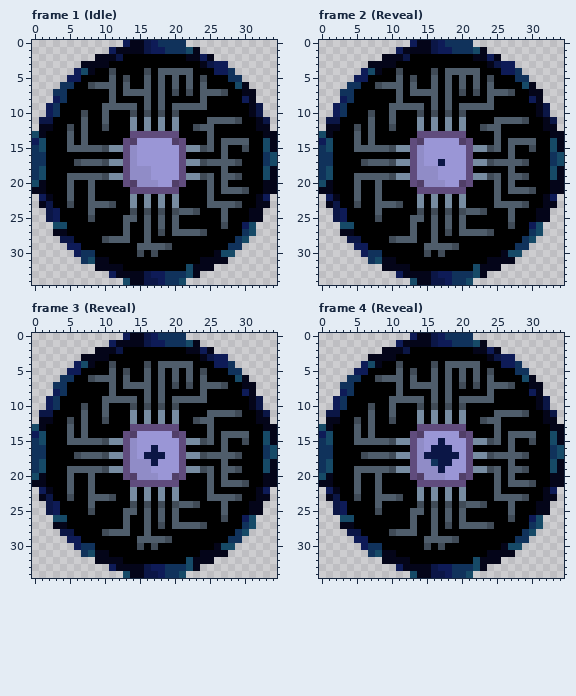
One commit to this pixel-art file: Assets/Sprites/ArtifactBioluminescent.aseprite. The picture above was drawn from the file before the commit.
35x35 pixels, 61 frames. Shown: frame 1 (Idle), frame 2 (Reveal), frame 3 (Reveal), frame 4 (Reveal). The commit also changed other frames, which this record leaves out.
Once edited:
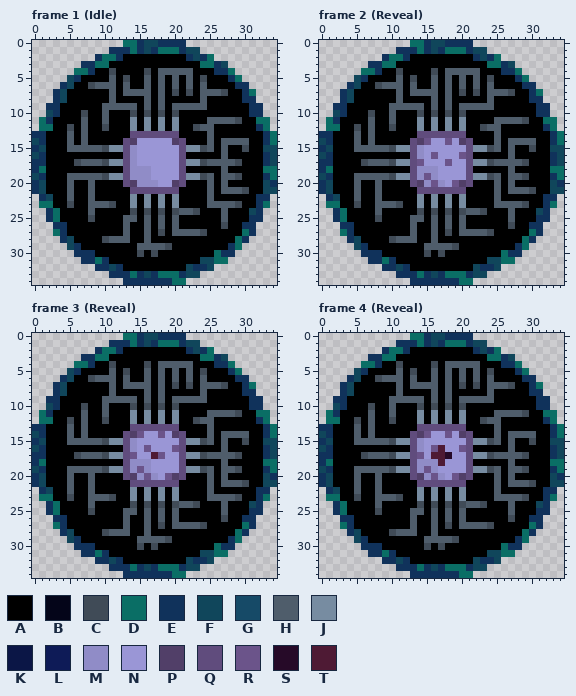
Palette (. is transparent): A #000000  B #040519  C #404b57  D #0a6e65  E #10325b  F #10465b  G #164a67  H #4f5d6b  J #778ca1  K #0b1646  L #0e1b57  M #908cc7  N #9a96d6  P #513f68  Q #604c7d  R #6b548a  S #260a28  T #4e1a34
Change:
Changed rows in their new state; - is an unchanged pixel.
Frame 1 (Idle), layer "StoneBackground":
first column x 0:
 0 -------------DDEFF-----------------
 1 -----------EEEDEFEDDD-FF-----------
 2 ---------EDDE---------EFED---------
 3 -------EEDD-------------DDEF-------
 4 ------DDE-----------------EED------
 5 -----FE----------------------D-----
 6 -----F-----------------------EE----
 7 ----F-------------------------ED---
 8 ---EF-------------------------EE---
 9 --E----------------------------EE--
10 --F----------------------------EE--
11 -DE-----------------------------DD-
12 -DD-----------------------------ED-
13 EE-------------------------------ED
14 FE-------------------------------ED
15 -F-------------------------------FF
16 F---------------------------------F
17 ----------------------------------F
18 -D-------------------------------DD
19 FE-------------------------------ED
20 EF-------------------------------FE
21 EF-------------------------------FF
22 -EF-----------------------------EE-
23 -DD-----------------------------ED-
24 --ED---------------------------FE--
25 --ED---------------------------EE--
26 ---EE-------------------------EE---
27 ---DE-------------------------DE---
28 ----EF-----------------------DE----
29 -----FE----------------------D-----
30 ------E-------------------DEE------
31 --------EDE-------------FFDD-------
32 ---------EEFE---------FEEF---------
33 -----------EEEDEFEDDD-FF-----------
34 -------------EEEEEE-DD-------------
Frame 2 (Reveal), layers "artifact", "StoneBackground":
first column x 0:
 0 -------------DDEFF-----------------
 1 -----------EEEDEFEDDD-FF-----------
 2 ---------EDDE---------EFED---------
 3 -------EEDD-------------DDEF-------
 4 ------DDE-----------------EED------
 5 -----FE----------------------D-----
 6 -----F-----------------------EE----
 7 ----F-------------------------ED---
 8 ---EF-------------------------EE---
 9 --E----------------------------EE--
10 --F----------------------------EE--
11 -DE-----------------------------DD-
12 -DD-----------------------------ED-
13 EE-------------------------------ED
14 FE-------------R--R--------------ED
15 -F-------------------------------FF
16 F---------------R---R-------------F
17 --------------R--NR---------------F
18 -D-------------------------------DD
19 FE-------------R-----------------ED
20 EF--------------R--R-------------FE
21 EF-------------------------------FF
22 -EF-----------------------------EE-
23 -DD-----------------------------ED-
24 --ED---------------------------FE--
25 --ED---------------------------EE--
26 ---EE-------------------------EE---
27 ---DE-------------------------DE---
28 ----EF-----------------------DE----
29 -----FE----------------------D-----
30 ------E-------------------DEE------
31 --------EDE-------------FFDD-------
32 ---------EEFE---------FEEF---------
33 -----------EEEDEFEDDD-FF-----------
34 -------------EEEEEE-DD-------------
Frame 3 (Reveal), layers "artifact", "StoneBackground":
first column x 0:
 0 -------------DDEFF-----------------
 1 -----------EEEDEFEDDD-FF-----------
 2 ---------EDDE---------EFED---------
 3 -------EEDD-------------DDEF-------
 4 ------DDE-----------------EED------
 5 -----FE----------------------D-----
 6 -----F-----------------------EE----
 7 ----F-------------------------ED---
 8 ---EF-------------------------EE---
 9 --E----------------------------EE--
10 --F----------------------------EE--
11 -DE-----------------------------DD-
12 -DD-----------------------------ED-
13 EE-------------------------------ED
14 FE-------------R--R--------------ED
15 -F-------------------------------FF
16 F---------------RN--R-------------F
17 --------------R-NTR---------------F
18 -D---------------N---------------DD
19 FE-------------R-----------------ED
20 EF--------------R--R-------------FE
21 EF-------------------------------FF
22 -EF-----------------------------EE-
23 -DD-----------------------------ED-
24 --ED---------------------------FE--
25 --ED---------------------------EE--
26 ---EE-------------------------EE---
27 ---DE-------------------------DE---
28 ----EF-----------------------DE----
29 -----FE----------------------D-----
30 ------E-------------------DEE------
31 --------EDE-------------FFDD-------
32 ---------EEFE---------FEEF---------
33 -----------EEEDEFEDDD-FF-----------
34 -------------EEEEEE-DD-------------
Frame 4 (Reveal), layers "artifact", "StoneBackground":
first column x 0:
 0 -------------DDEFF-----------------
 1 -----------EEEDEFEDDD-FF-----------
 2 ---------EDDE---------EFED---------
 3 -------EEDD-------------DDEF-------
 4 ------DDE-----------------EED------
 5 -----FE----------------------D-----
 6 -----F-----------------------EE----
 7 ----F-------------------------ED---
 8 ---EF-------------------------EE---
 9 --E----------------------------EE--
10 --F----------------------------EE--
11 -DE-----------------------------DD-
12 -DD-----------------------------ED-
13 EE-------------------------------ED
14 FE-------------R--R--------------ED
15 -F---------------N---------------FF
16 F---------------RTN-R-------------F
17 --------------RNTTSN--------------F
18 -D--------------MTN--------------DD
19 FE-------------R-N---------------ED
20 EF--------------R--R-------------FE
21 EF-------------------------------FF
22 -EF-----------------------------EE-
23 -DD-----------------------------ED-
24 --ED---------------------------FE--
25 --ED---------------------------EE--
26 ---EE-------------------------EE---
27 ---DE-------------------------DE---
28 ----EF-----------------------DE----
29 -----FE----------------------D-----
30 ------E-------------------DEE------
31 --------EDE-------------FFDD-------
32 ---------EEFE---------FEEF---------
33 -----------EEEDEFEDDD-FF-----------
34 -------------EEEEEE-DD-------------
Boxes around the changes in both pictures, in picture pixels (x1, y1, x2, y2):
changed: (32, 40, 277, 285)
changed: (319, 40, 564, 285)
changed: (32, 333, 277, 578)
changed: (319, 333, 564, 578)
